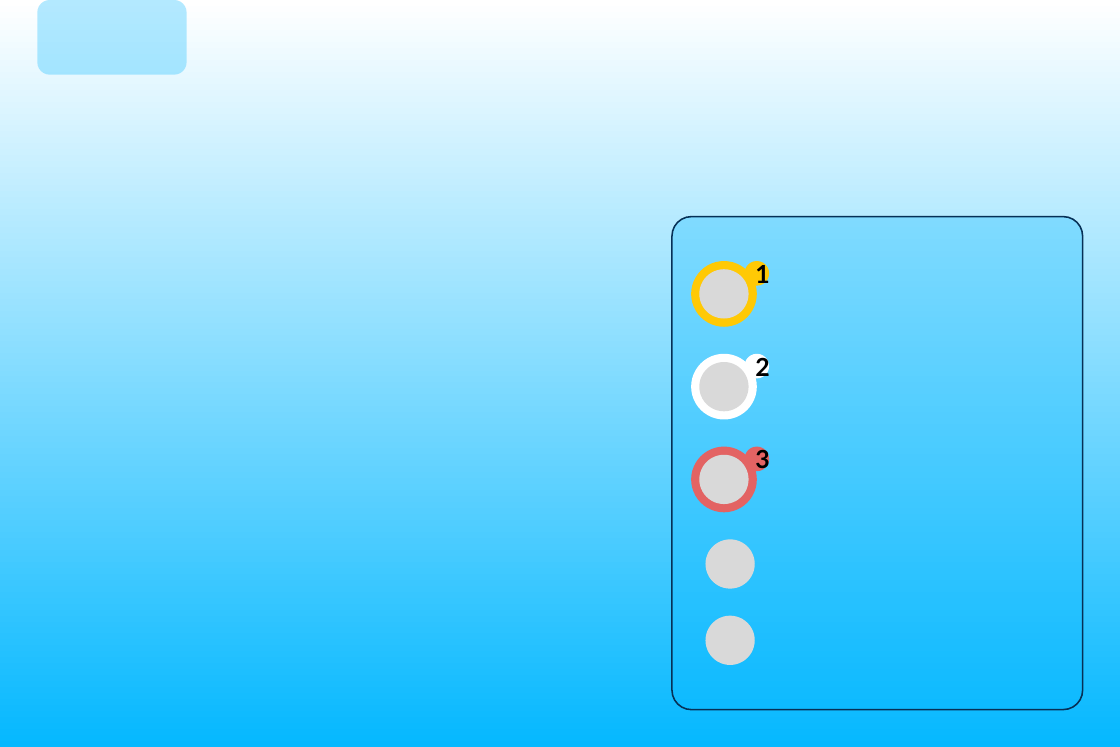
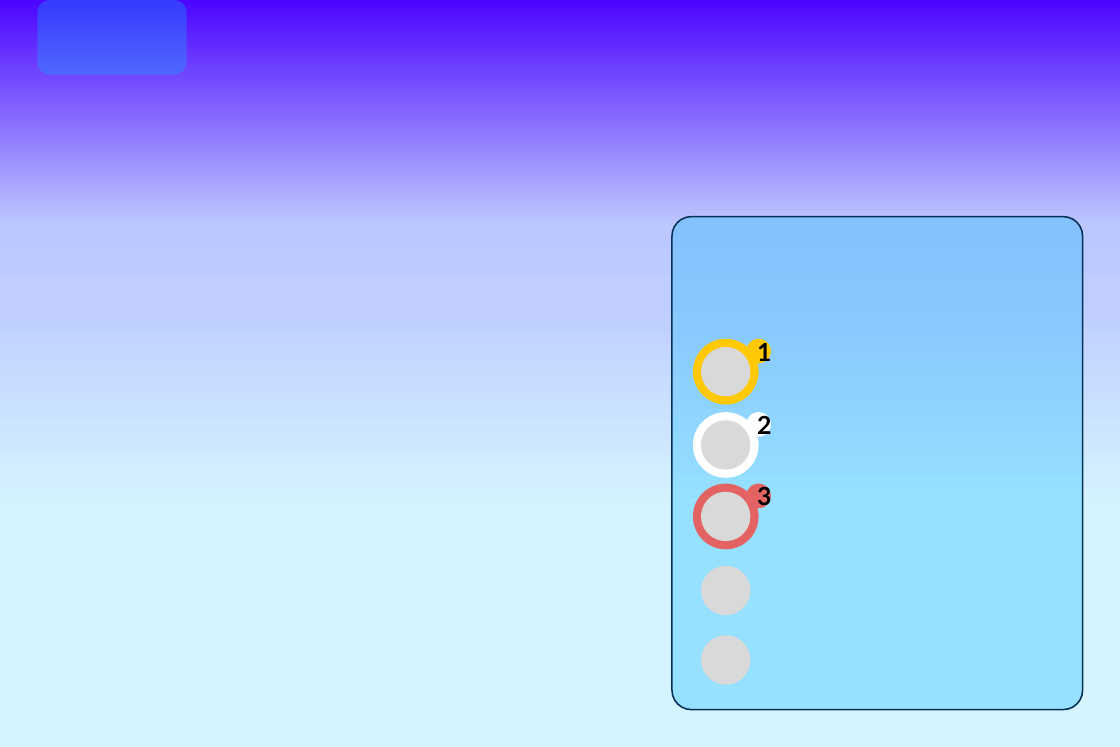
Before and after one commit to mylethidiem/artificial-intelligence-learning-projects, a slide deck: slide 1 of Sales-performance-report/dataset/designbackground.pptx. Drawn at 1120x747 pixels with LibreOffice and Linux fonts; fonts in the diff are those of the drawing. Boxes give left, top, right and bottom in pixels: in the first picture for what was removed or moved away, otherwise in the second. Text is boxed around its words. In the diff, an @@ line names an element or a change of style, - is before the commit and + after.

```diff
--- a/Sales-performance-report/dataset/designbackground.pptx
+++ b/Sales-performance-report/dataset/designbackground.pptx
@@ background gradient #FFFFFF to #05B8FF to gradient #B8C0FF to #B6BCFF to #ACABFF to #4C05FF to #BCC7FF to #BFCDFF to #D5F3FF @@
@@ 3 ellipses: place and size @@
-3 ellipses at <box>691,261,769,326</box>
+3 ellipses at <box>693,339,771,405</box>
@@ 3 ellipses: place and size @@
-3 ellipses at <box>691,354,769,420</box>
+3 ellipses at <box>693,412,771,478</box>
@@ 3 ellipses: place and size @@
-3 ellipses at <box>691,447,769,512</box>
+3 ellipses at <box>693,483,771,549</box>
@@ ellipse: place and size @@
-ellipse at <box>706,539,755,588</box>
+ellipse at <box>701,566,750,615</box>
@@ ellipse: place and size @@
-ellipse at <box>706,615,755,665</box>
+ellipse at <box>701,635,750,685</box>
```
Also in this commit, not shown: 1 other slide changed, 5 other files.
